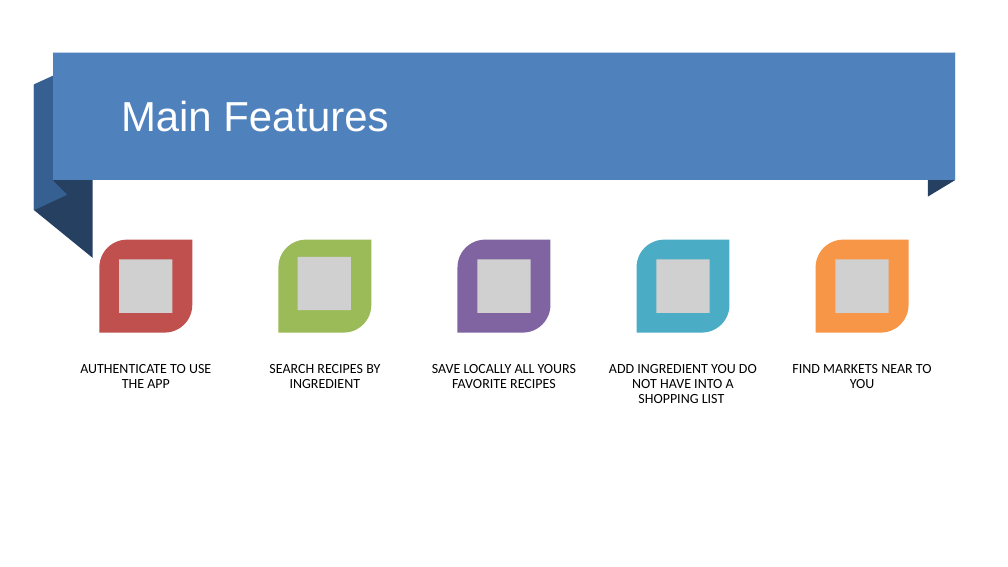
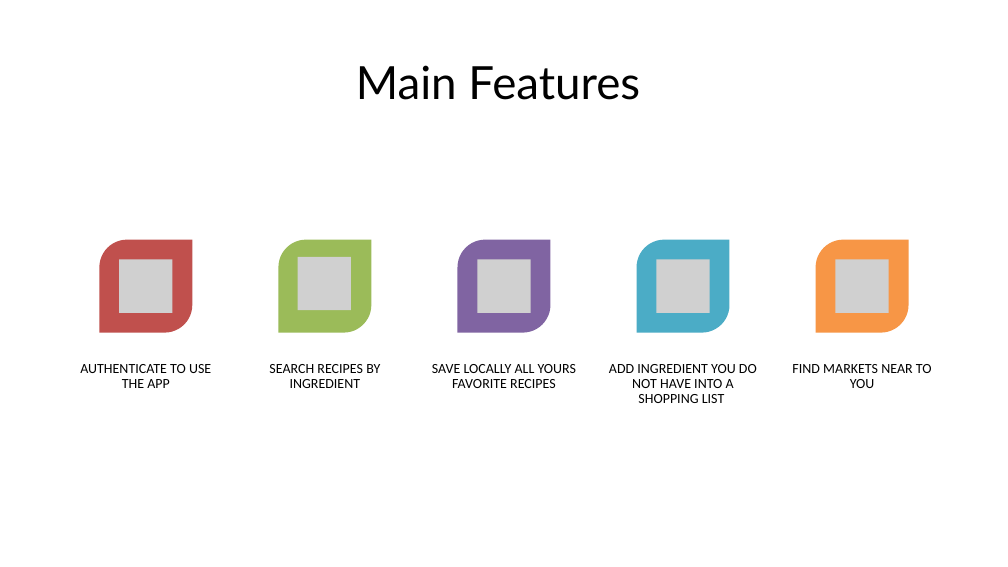
Before and after one commit to nicoDs96/recipes-SE, a slide deck: slide 3 of MACC APP SLIDES/tuna_pres.pptx. Drawn at 1008x567 pixels with LibreOffice and Linux fonts; fonts in the diff are those of the drawing; grey boxes stand for pictures. Boxes give left, top, right and bottom in pixels: in the first picture for what was removed or moved away, otherwise in the second. Text is boxed around its words. In the diff, an @@ line names an element or a change of style, - is before the commit and + after.

```diff
--- a/MACC APP SLIDES/tuna_pres.pptx
+++ b/MACC APP SLIDES/tuna_pres.pptx
@@ group removed at bbox=[34, 52, 956, 257]: 4 freeform shapes, 1 rectangle @@
@@ text "Main Features": place and size @@
-text "Main Features" at bbox=[121, 100, 388, 132]
+text "Main Features" at bbox=[356, 65, 640, 100]
@@ text "Main Features" at bbox=[356, 65, 640, 100]: size 33 to 36 pt, font Arial to Lato, text colour #FFFFFF to #000000; alignment left to centre @@
```
Also in this commit, not shown: 6 other slides changed, 4 other files.
